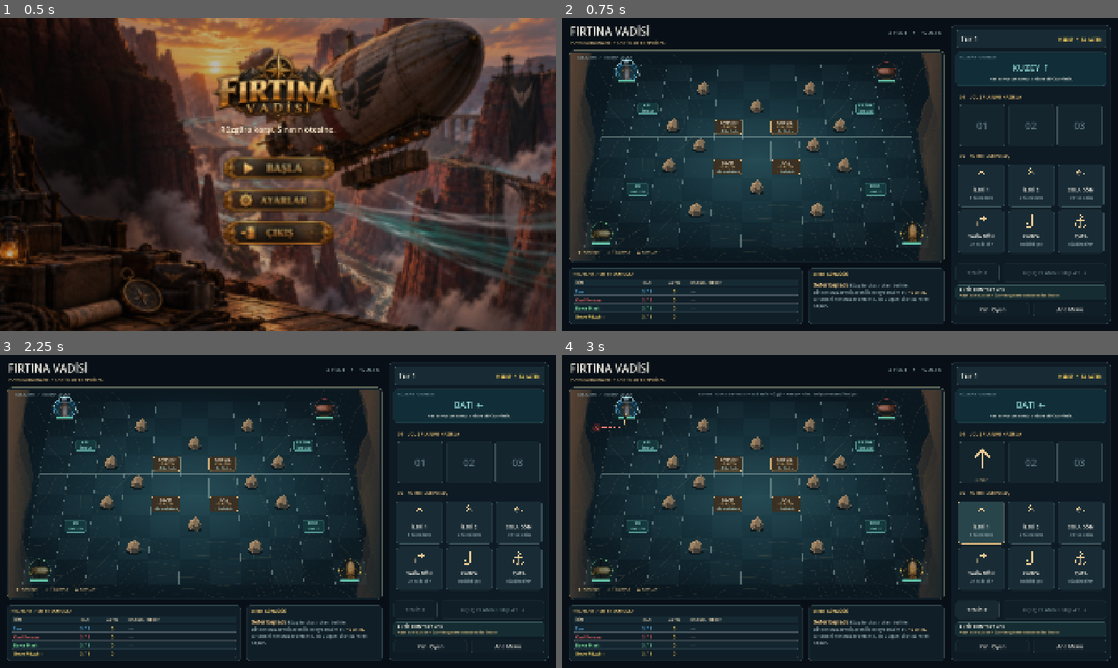
Above: before the commit, frames 1-4 (two rows, left to right).
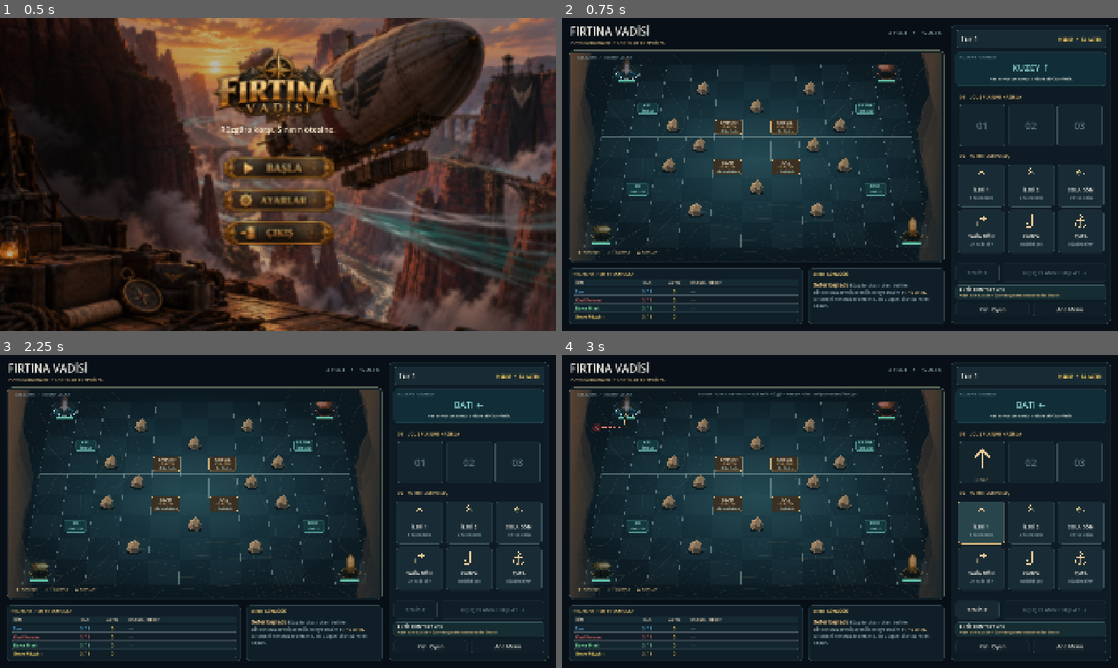
Above: after the commit, the same moments.

Repository: SerkanAydin06/Firtina-Vadisi
Game: Godot game, scene res://scenes/main.tscn
Two runs of this game, one before a commit and one after it. Both use one fixed random seed, a clock stepped at 60 frames per second and the inputs below.
Inputs (mouse positions are in pixels of both pictures, inside the frame that each line leads up to):
- Up to frame 1 (0.5 s): no input
- Up to frame 2 (0.75 s): click (840, 168) at 0.5 s
- Up to frame 3 (2.25 s): click "Ana Menü" at 1.25 s; click (278, 505) at 2 s
- Up to frame 4 (3 s): click "İLERİ 1" at 2.75 s

Frame 1 is identical in both runs. In frame 2, 0.4% of the frame differs, in the area x 5-65%, y 12-72%; in frame 3, 0.4%; in frame 4, 0.4%.

Commit message:
Float airships above ground with soft shadows and gentle hover

Diff:
--- a/scripts/airship_token.gd
+++ b/scripts/airship_token.gd
@@ -34,11 +34,16 @@
 		highlight_human_player = value
 		_sync_visuals()
 
+var hover_time: float = 0.0
+var hover_enabled: bool = true
+var hover_lift: float = 0.0
+
 func _ready() -> void:
 	mouse_filter = Control.MOUSE_FILTER_IGNORE
 	clip_contents = false
 	_sync_visuals()
 	_sync_geometry()
+	_update_hover_processing()
 
 func setup(id: int, color: Color) -> void:
 	player_id = id
@@ -107,7 +112,59 @@
 	var holder: Control = get_node_or_null("SpriteHolder") as Control
 	if holder != null:
 		holder.pivot_offset = size * 0.5
+	# Selection rings mark the ground cell; only the ship floats above it.
+	for key in ["HumanHalo", "HumanInner", "OpponentRing"]:
+		var ring := get_node_or_null(key) as Control
+		if ring != null:
+			ring.pivot_offset = ring.size * 0.5
+			ring.scale = Vector2(1.0, 0.42)
+			ring.offset_top = size.y * 0.13
+			ring.offset_bottom = size.y * 0.13
+	var badge := get_node_or_null("HumanBadge") as Control
+	if badge != null:
+		badge.offset_top = size.y * 0.68
+		badge.offset_bottom = badge.offset_top + 17.0
+	_apply_hover()
 
 func _notification(what: int) -> void:
+	if what == NOTIFICATION_VISIBILITY_CHANGED and is_inside_tree():
+		_update_hover_processing()
 	if what == NOTIFICATION_RESIZED and is_inside_tree():
 		call_deferred("_sync_geometry")
+
+func set_hover_motion(enabled: bool) -> void:
+	hover_enabled = enabled
+	if not enabled:
+		hover_time = 0.0
+	_apply_hover()
+	_update_hover_processing()
+
+func _update_hover_processing() -> void:
+	set_process(hover_enabled and not Engine.is_editor_hint() and is_visible_in_tree())
+
+func _process(delta: float) -> void:
+	hover_time = fmod(hover_time + delta, 30.0)
+	_apply_hover()
+
+func _apply_hover() -> void:
+	var holder := get_node_or_null("SpriteHolder") as Control
+	if holder == null:
+		return
+	var bob: float = sin(hover_time * TAU / 6.0 + float(player_id) * 1.7) if hover_enabled and not Engine.is_editor_hint() else 0.0
+	hover_lift = size.y * (0.18 + 0.045 * bob)
+	holder.position = Vector2(0.0, -hover_lift)
+	queue_redraw()
+
+func visual_center() -> Vector2:
+	return position + size * 0.5 - Vector2(0.0, hover_lift)
+
+func _draw() -> void:
+	# Feathered contact shadow stays on the board, softer when the hull rises.
+	var altitude: float = hover_lift / maxf(size.y, 1.0)
+	var spread: float = 1.0 + altitude * 0.8
+	var center := size * Vector2(0.56, 0.65)
+	for i in range(10):
+		var radius: float = size.x * (0.36 - float(i) * 0.022) * spread
+		draw_set_transform(center, 0.0, Vector2(1.0, 0.36))
+		draw_circle(Vector2.ZERO, radius, Color(0.005, 0.015, 0.02, 0.045 - altitude * 0.035))
+	draw_set_transform(Vector2.ZERO)
--- a/scripts/board.gd
+++ b/scripts/board.gd
@@ -26,6 +26,7 @@
 	for token in tokens.values():
 		token.modulate = Color.WHITE
 		token.cancel_motion()
+		token.set_hover_motion(false)
 
 func track_tween(tween: Tween) -> void:
 	active_tweens = active_tweens.filter(func(item: Tween) -> bool: return item.is_valid())
@@ -61,6 +62,7 @@
 	if not tokens.has(id):
 		return null
 	var token: AirshipToken = tokens[id]
+	token.set_hover_motion(not reduced_motion)
 	token.set_state(facing, hp, has_cargo, animate and not reduced_motion)
 	var target: Vector2 = cell_to_pixel(cell)
 	if not animate or reduced_motion:
@@ -76,7 +78,7 @@
 	if not tokens.has(id):
 		return
 	var token: AirshipToken = tokens[id]
-	show_effect("spark", token.position + token.size * 0.5)
+	show_effect("spark", token.visual_center())
 	if reduced_motion:
 		return
 	var tween: Tween = create_tween()
@@ -126,6 +128,8 @@
 func set_reduced_motion(enabled: bool) -> void:
 	reduced_motion = enabled
 	cancel_animations()
+	for token in tokens.values():
+		token.set_hover_motion(not enabled)
 
 func show_effect(kind: String, start: Vector2, finish: Vector2 = Vector2.ZERO, value: int = 0) -> void:
 	if not Engine.is_editor_hint():
@@ -140,9 +144,9 @@
 
 func show_hook(attacker: int, target: int) -> void:
 	if tokens.has(attacker) and tokens.has(target):
-		var a: Control = tokens[attacker]
-		var b: Control = tokens[target]
-		show_effect("hook", a.position + a.size * 0.5, b.position + b.size * 0.5)
+		var a: AirshipToken = tokens[attacker]
+		var b: AirshipToken = tokens[target]
+		show_effect("hook", a.visual_center(), b.visual_center())
 
 func cell_center(cell: Vector2i) -> Vector2:
 	return cell_to_pixel(cell) + Vector2.ONE * cell_size * 0.5
--- a/scripts/board_topdown.gd
+++ b/scripts/board_topdown.gd
@@ -236,6 +236,7 @@
 		return null
 	var token: AirshipToken = tokens[id]
 	token.visible = true
+	token.set_hover_motion(not reduced_motion)
 	token.set_state(new_facing, new_hp, has_cargo, animate and not reduced_motion)
 	token.set_meta("grid_cell", cell)
 	var target: Vector2 = _token_position(cell, token)
--- a/tests/editor_preview.gd
+++ b/tests/editor_preview.gd
@@ -33,6 +33,8 @@
 		check(game.find_children("*", "AudioStreamPlayer", true, false).is_empty(), "Editor does not create audio")
 		check(not game.has_node("VictoryScreen"), "Editor does not initialize game results")
 		var board = game.get_node("GameLayer/BoardFrame/Board")
+		var token = board.tokens[1]
+		check(token.hover_lift > 0.0 and not token.is_processing(), "Editor shows static altitude without idle animation")
 		var count := count_nodes(game)
 		board.fit_board()
 		board.fit_board()
--- a/tests/regression.gd
+++ b/tests/regression.gd
@@ -46,6 +46,7 @@
 	_test_route_prediction()
 	_test_contract_tracking()
 	await _test_effects()
+	_test_hover()
 	await _test_turn_presentation()
 	await _test_victory_screen()
 	_test_audio()
@@ -423,3 +424,30 @@
 	verify(sound.music.playing and sound.last_played.is_empty(), "New match starts clean audio session")
 	game._set_music_volume(original_music)
 	game._set_effects_volume(original_effects)
+
+func _test_hover() -> void:
+	game.setup_game()
+	var board = game.board
+	var original_motion: bool = board.reduced_motion
+	board.set_reduced_motion(false)
+	var token = board.tokens[1]
+	var cell: Vector2i = game.ships[0].pos
+	var ground: Vector2 = token.position
+	var start: float = token.hover_lift
+	token._process(1.5)
+	verify(not is_equal_approx(start, token.hover_lift), "Hover changes visual altitude slowly")
+	verify(token.position == ground and game.ships[0].pos == cell, "Hover never changes board position")
+	verify(token.get_node("SpriteHolder").position.y < 0, "Hull stays above ground")
+	verify(token.get_node("HumanHalo").scale.y < 1.0, "Ground marker follows board perspective")
+	token._sync_geometry()
+	var ring_position: Vector2 = token.get_node("HumanHalo").position
+	token._sync_geometry()
+	verify(token.get_node("HumanHalo").position == ring_position, "Geometry refresh does not accumulate ring offset")
+	board.set_reduced_motion(true)
+	verify(not token.is_processing() and token.hover_lift > 0.0, "Reduced motion keeps altitude without bobbing")
+	game.show_menu()
+	verify(not token.is_processing(), "Hidden game stops hover processing")
+	game._on_start_pressed()
+	board.set_reduced_motion(false)
+	verify(token.is_processing(), "Fresh match resumes hover")
+	board.set_reduced_motion(original_motion)
